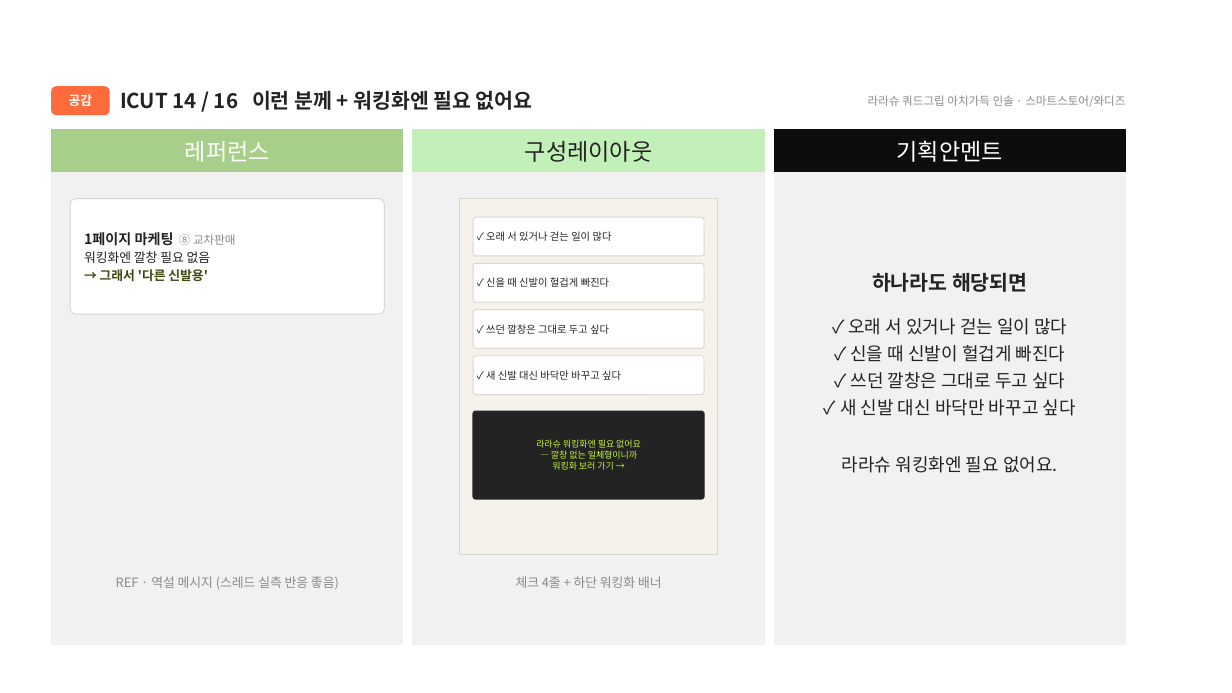
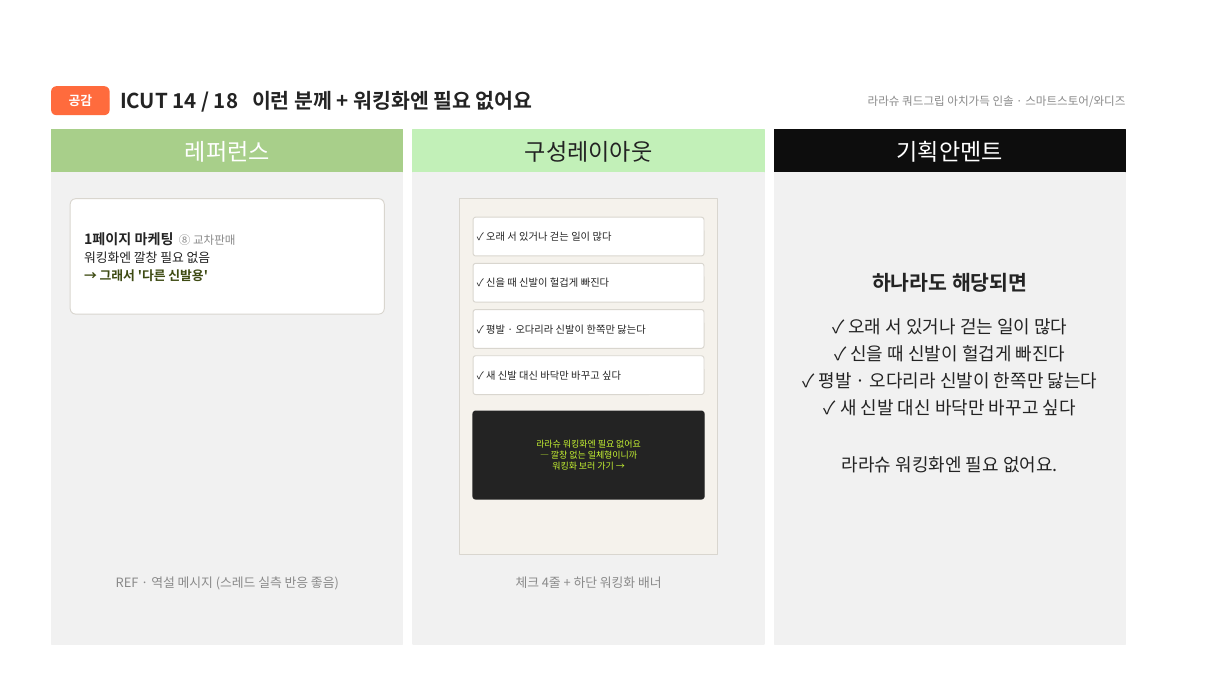
Before and after one commit to ydcompany89/harness-system, a slide deck: slide 20 of launch/rs/design/detail-handoff/rs-insole-detail-v2.pptx (slide 18 before the commit). Drawn at 1232x693 pixels with LibreOffice and Linux fonts; fonts in the diff are those of the drawing. Boxes give left, top, right and bottom in pixels: in the first picture for what was removed or moved away, otherwise in the second. Text is boxed around its words. In the diff, an @@ line names an element or a change of style, - is before the commit and + after.

```diff
--- a/launch/rs/design/detail-handoff/rs-insole-detail-v2.pptx
+++ b/launch/rs/design/detail-handoff/rs-insole-detail-v2.pptx
@@ text at <box>120,90,533,110</box>: text changed @@
-ICUT 14 / 16 이런 분께 + 워킹화엔 필요 없어요
+ICUT 14 / 18 이런 분께 + 워킹화엔 필요 없어요
@@ text at <box>486,324,645,334</box>: text changed @@
-✓ 쓰던 깔창은 그대로 두고 싶다
+✓ 평발 · 오다리라 신발이 한쪽만 닳는다
@@ text at <box>818,372,1098,389</box>: text changed @@
-✓ 쓰던 깔창은 그대로 두고 싶다
+✓ 평발 · 오다리라 신발이 한쪽만 닳는다
```
Also in this commit, not shown: 16 other slides changed, 2 slides added, 2 other files.
